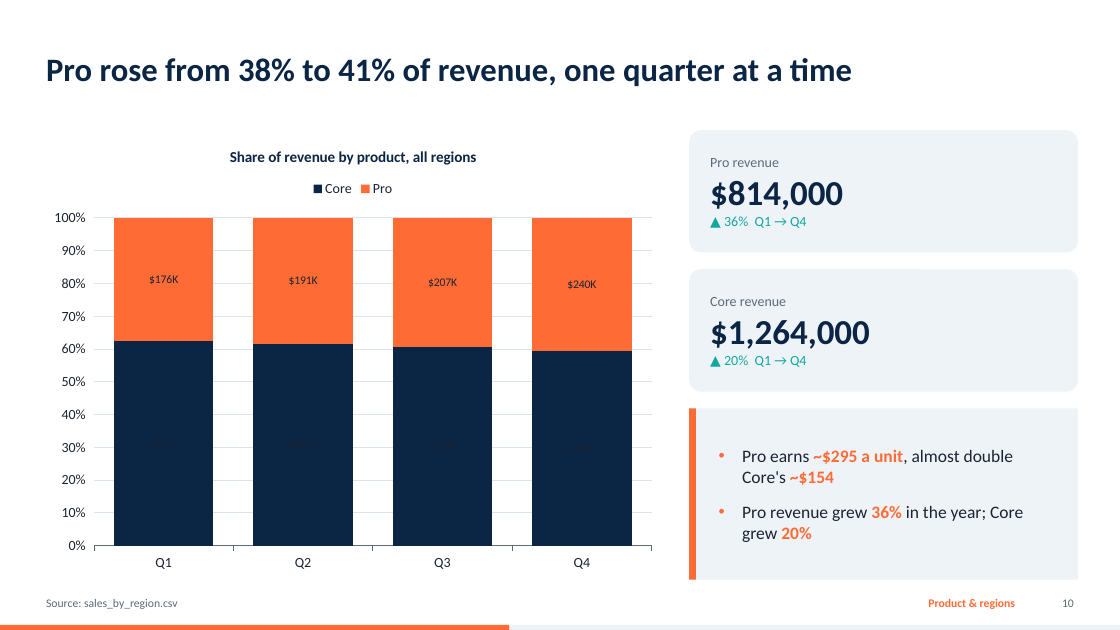
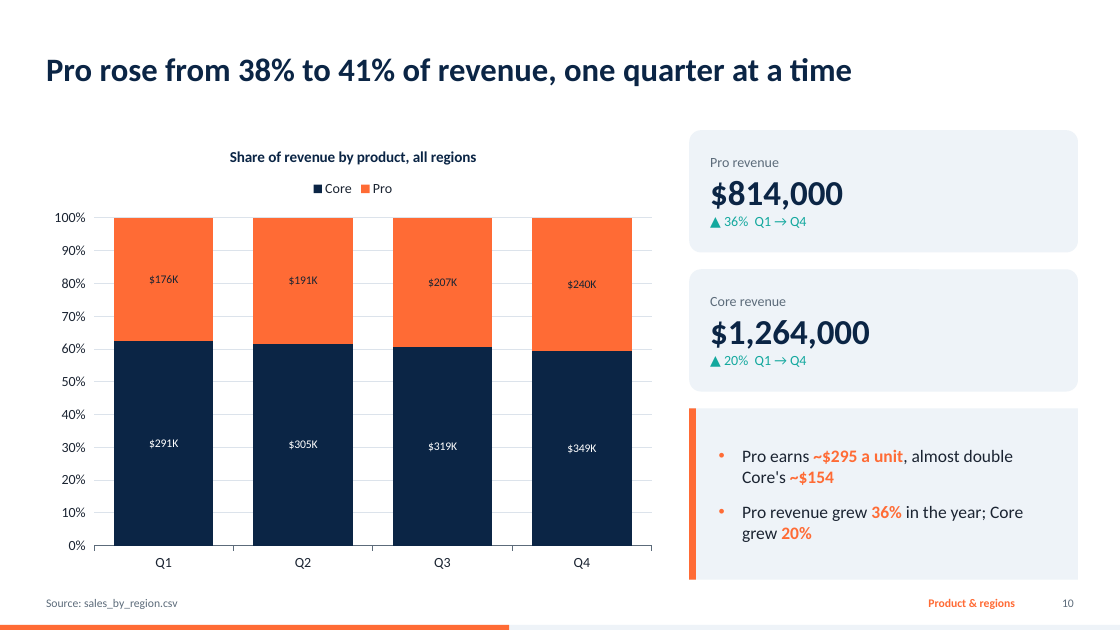
Before and after one commit to FrocketGaming/PPT_DEMO, a slide deck: slide 10 of out/demo_advanced.pptx. Drawn at 1120x630 pixels with LibreOffice and Linux fonts; fonts in the diff are those of the drawing. Boxes give left, top, right and bottom in pixels: in the first picture for what was removed or moved away, otherwise in the second. Text is boxed around its words. In the diff, an @@ line names an element or a change of style, - is before the commit and + after.

```diff
--- a/out/demo_advanced.pptx
+++ b/out/demo_advanced.pptx
@@ column stacked 100% chart at (42, 130, 664, 580) @@
@@ data labels of Core changed @@
@@ data labels of Pro changed @@
```
Also in this commit, not shown: 4 other slides changed, 2 other files.
